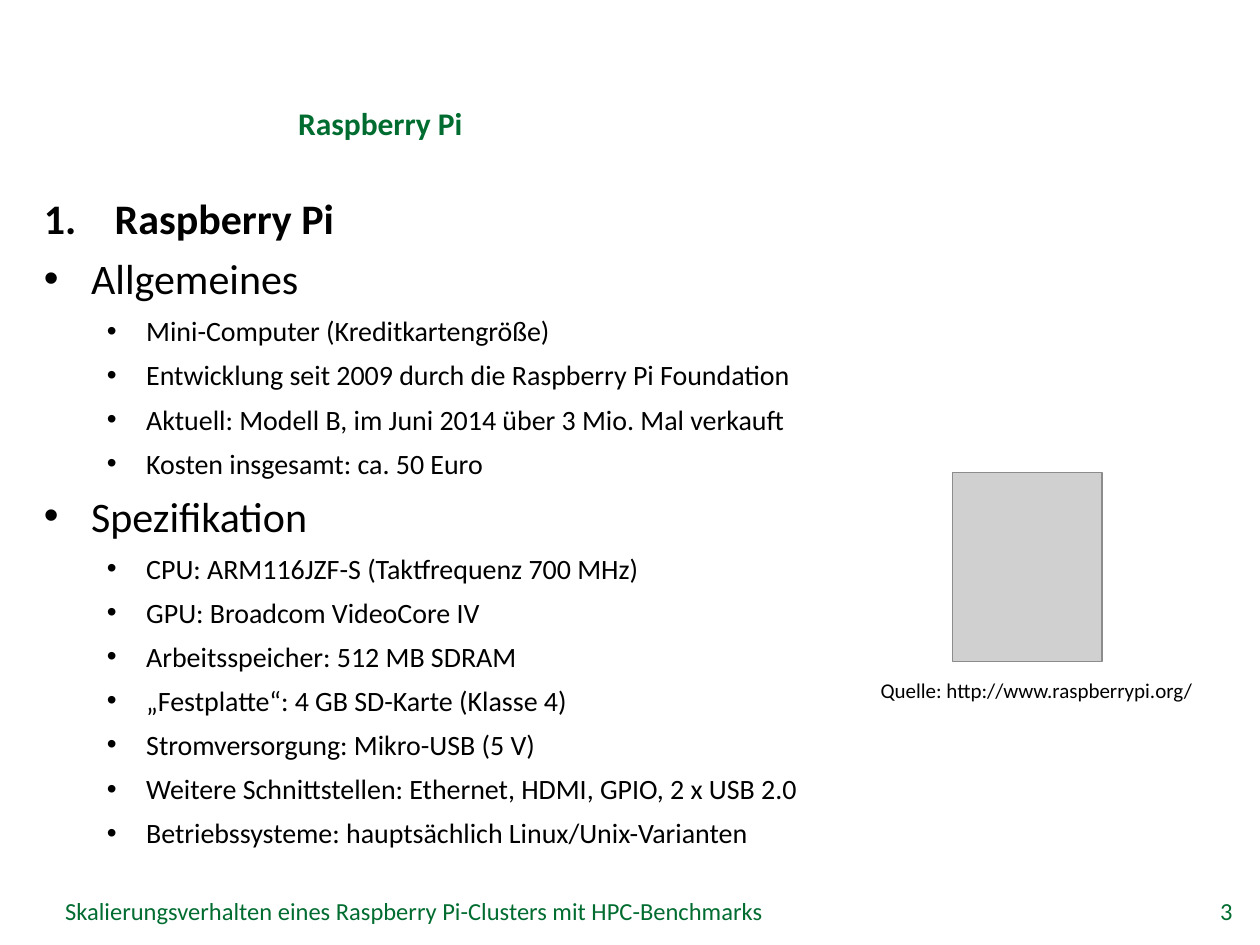
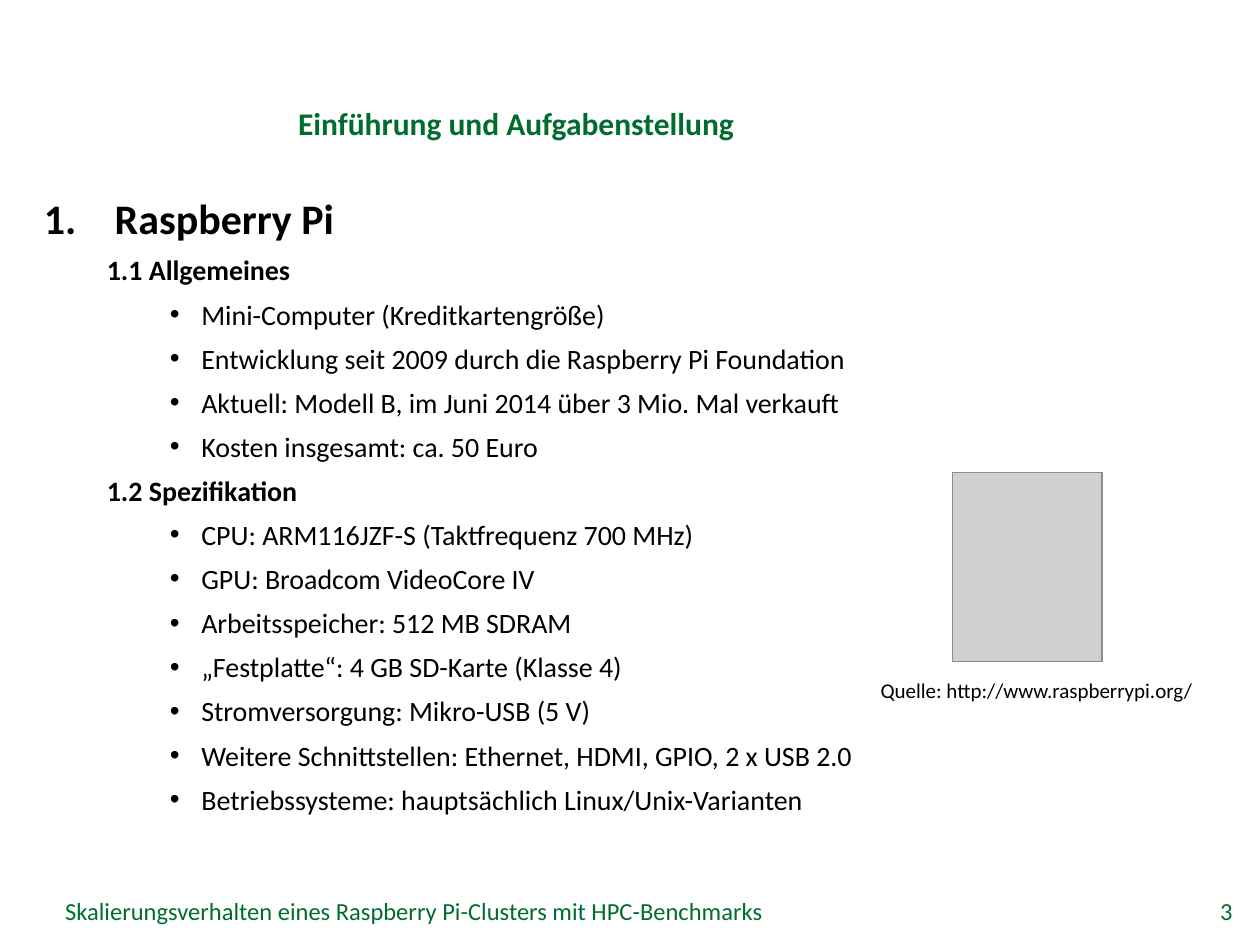
Before and after one commit to missgreenwood/bachelor-arbeit, a slide deck: slide 3 of Disputation/grei14.pptx. Drawn at 1260x945 pixels with LibreOffice and Linux fonts; fonts in the diff are those of the drawing; grey boxes stand for pictures; background and template pictures are left out. Boxes give left, top, right and bottom in pixels: in the first picture for what was removed or moved away, otherwise in the second. Text is boxed around its words. In the diff, an @@ line names an element or a change of style, - is before the commit and + after.

```diff
--- a/Disputation/grei14.pptx
+++ b/Disputation/grei14.pptx
@@ title at (x1=298, y1=113, x2=734, y2=141): text changed @@
-Raspberry Pi
+Einführung und Aufgabenstellung
@@ text at (x1=107, y1=260, x2=290, y2=285): text changed; size 24 to 16 pt; bold on @@
-• Allgemeines
+  1.1 Allgemeines
@@ text at (x1=201, y1=304, x2=851, y2=815): list level 2 to 3 in "Mini-Computer (Kreditkartengröße)"; list level 2 to 3 in "Entwicklung seit 2009 durch die ..."; list level 2 to 3 in "Aktuell: Modell B, im Juni ..."; list level 2 to 3 in "Kosten insgesamt: ca. 50 Euro"; list level 2 to 3 in "CPU: ARM116JZF-S (Taktfrequenz 700 MHz)"; list level 2 to 3 in "GPU: Broadcom VideoCore IV"; list level 2 to 3 in "Arbeitsspeicher: 512 MB SDRAM"; list level 2 to 3 in "„Festplatte“: 4 GB SD-Karte (Klasse ..."; list level 2 to 3 in "Stromversorgung: Mikro-USB (5 V)"; list level 2 to 3 in "Weitere Schnittstellen: Ethernet, HDMI, GPIO, ..."; list level 2 to 3 in "Betriebssysteme: hauptsächlich Linux/Unix-Varianten" @@
@@ text at (x1=107, y1=481, x2=297, y2=506): text changed; size 24 to 16 pt; bold on @@
-• Spezifikation
+  1.2 Spezifikation
```
Also in this commit, not shown: 23 other slides changed, 1 slide added, 1 other file.
